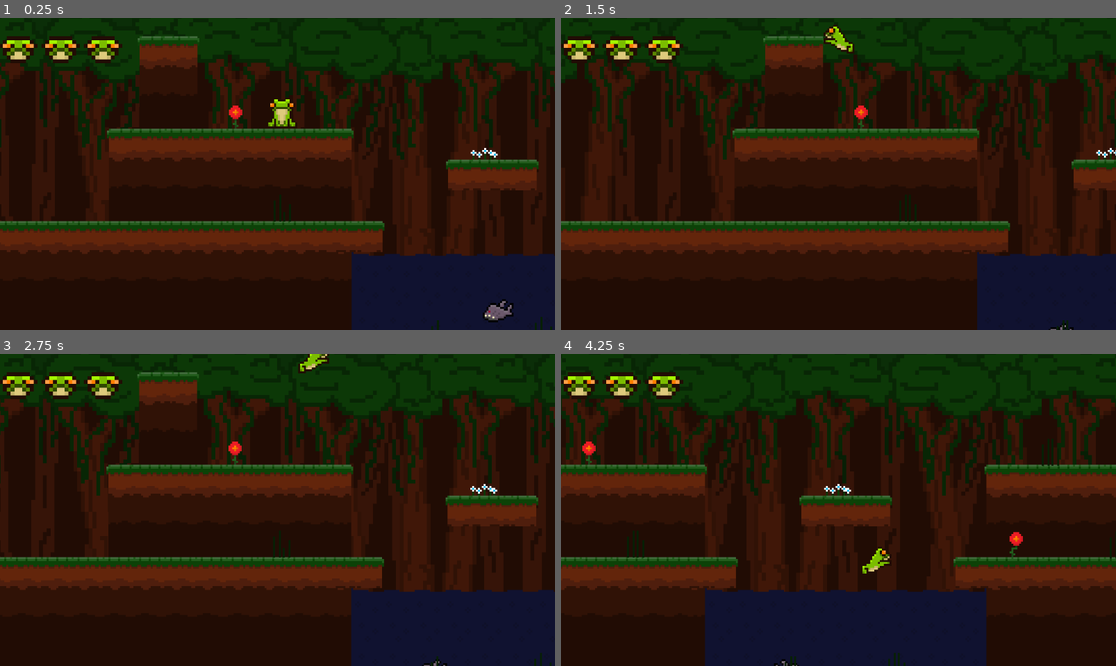
Above: before the commit, frames 1-4 (two rows, left to right).
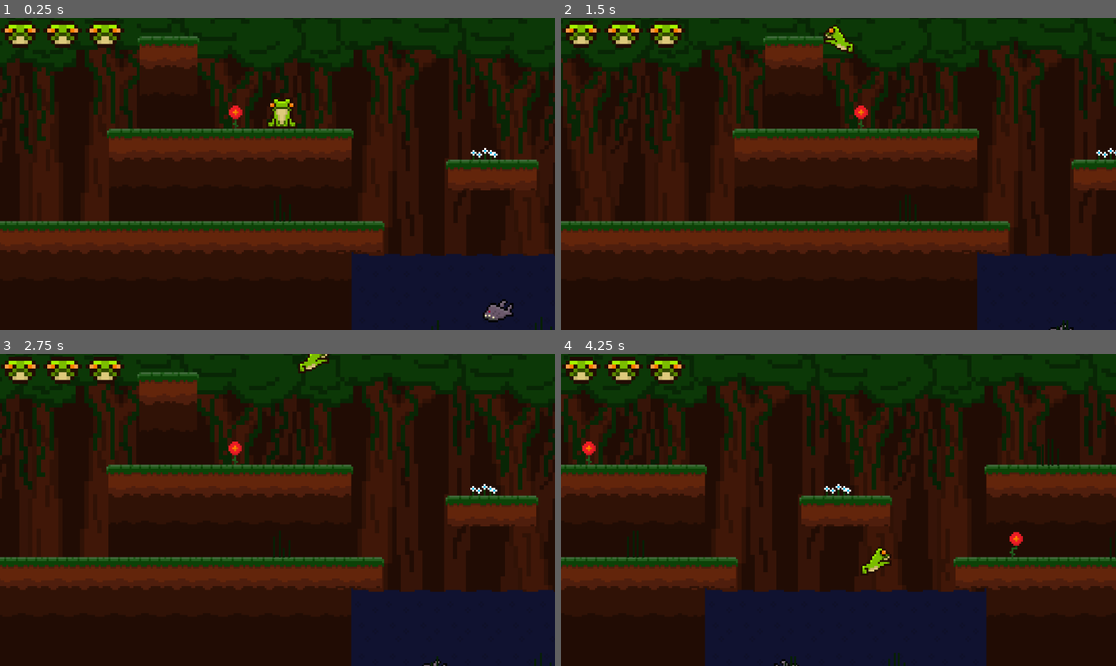
Above: after the commit, the same moments.

Repository: ColouredCat/campfire
Game: Godot game, scene res://scenes/main.tscn
Two runs of this game, one before a commit and one after it. Both use one fixed random seed, a clock stepped at 60 frames per second and the inputs below.
Inputs:
- Up to frame 1 (0.25 s): no input
- Up to frame 2 (1.5 s): hold A (right) from 0.53 s (still down); tap Space (up) at 0.6, 0.77, 1.07, 1.35 s
- Up to frame 3 (2.75 s): tap Space (up) at 1.52, 1.82, 2.1 s; release A (right) at 2.03 s; hold D (left) from 2.03 s (still down)
- Up to frame 4 (4.25 s): keep holding D (left); tap Space (up) at 2.85, 3.02, 3.32, 3.6, 3.77, 4.07 s

The runs differ from the first frame. In frame 1, 14% of the frame differs, in the area x 0-100%, y 0-77%; in frame 2, 15%; in frame 3, 15%; in frame 4, 16%.

Commit message:
tiddied up game post ship

Diff:
--- a/scenes/main.tscn
+++ b/scenes/main.tscn
@@ -6,11 +6,9 @@
 [ext_resource type="Texture2D" uid="uid://42qtnvc342dy" path="res://tilesets/Tileset-A.png" id="3_tefeu"]
 [ext_resource type="PackedScene" uid="uid://b4cm1cg6r50v6" path="res://scenes/shark.tscn" id="4_jyhfs"]
 [ext_resource type="Texture2D" uid="uid://b3jf3j1hu82y3" path="res://sprites/Background.png" id="5_tbgi4"]
-[ext_resource type="Texture2D" uid="uid://oexy85qk3vfu" path="res://sprites/GameOver.png" id="7_o6xl0"]
-[ext_resource type="Script" uid="uid://c6lpd4opr07an" path="res://scripts/game_over.gd" id="8_tipki"]
 [ext_resource type="PackedScene" uid="uid://lnlcbs4k0272" path="res://scenes/grass.tscn" id="9_85g3d"]
 [ext_resource type="Texture2D" uid="uid://duxrduuu5kowk" path="res://sprites/YouWin.png" id="9_trceg"]
-[ext_resource type="Script" uid="uid://dpjyqost465yd" path="res://scenes/win.gd" id="10_a8y0u"]
+[ext_resource type="Script" uid="uid://dpjyqost465yd" path="res://scripts/win.gd" id="10_a8y0u"]
 [ext_resource type="PackedScene" uid="uid://d20y50y0tr8gp" path="res://scenes/firefly.tscn" id="10_choun"]
 [ext_resource type="Texture2D" uid="uid://bbqtcow7j53hy" path="res://sprites/LivesIndicator.png" id="12_eb6dy"]
 [ext_resource type="AudioStream" uid="uid://bukh2rrug43k0" path="res://music.ogg" id="13_trceg"]
@@ -140,128 +138,26 @@
 [sub_resource type="RectangleShape2D" id="RectangleShape2D_trceg"]
 size = Vector2(137, 141)
 
+[sub_resource type="Environment" id="Environment_a8y0u"]
+adjustment_enabled = true
+adjustment_brightness = 7.0
+adjustment_contrast = 6.0
+adjustment_saturation = 1.5
+
 [node name="Node2D" type="Node2D"]
 texture_filter = 1
 
-[node name="CanvasGroup" type="CanvasGroup" parent="."]
-
-[node name="Background4" type="TextureRect" parent="CanvasGroup"]
-offset_left = -515.0
-offset_top = -7.0
-offset_right = -5.0
-offset_bottom = 530.3215
+[node name="Background" type="TextureRect" parent="."]
+offset_left = -2560.0
+offset_top = -43.0
+offset_right = -1262.5883
+offset_bottom = 22.529411
+scale = Vector2(9, 9)
+size_flags_horizontal = 3
+size_flags_vertical = 3
 texture = ExtResource("5_tbgi4")
-
-[node name="Background3" type="TextureRect" parent="CanvasGroup"]
-offset_left = 1015.0
-offset_top = -7.0
-offset_right = 1525.0
-offset_bottom = 530.3215
-texture = ExtResource("5_tbgi4")
-
-[node name="Background2" type="TextureRect" parent="CanvasGroup"]
-offset_left = 505.0
-offset_top = -7.0
-offset_right = 1015.0
-offset_bottom = 530.3215
-texture = ExtResource("5_tbgi4")
-
-[node name="Background5" type="TextureRect" parent="CanvasGroup"]
-offset_left = -5.0
-offset_top = -7.0
-offset_right = 505.0
-offset_bottom = 530.3215
-texture = ExtResource("5_tbgi4")
-
-[node name="Background" type="TextureRect" parent="CanvasGroup"]
-offset_left = -1025.0
-offset_top = -7.0
-offset_right = -515.0
-offset_bottom = 530.3215
-texture = ExtResource("5_tbgi4")
-
-[node name="Background6" type="TextureRect" parent="CanvasGroup"]
-offset_left = 2035.0
-offset_top = -7.0
-offset_right = 2545.0
-offset_bottom = 530.3215
-texture = ExtResource("5_tbgi4")
-
-[node name="Background6" type="TextureRect" parent="CanvasGroup/Background6"]
-layout_mode = 0
-offset_left = 2035.0
-offset_top = -7.0
-offset_right = 2545.0
-offset_bottom = 530.3215
-texture = ExtResource("5_tbgi4")
-
-[node name="Background7" type="TextureRect" parent="CanvasGroup/Background6"]
-layout_mode = 0
-offset_left = 3565.0
-offset_top = -8.0
-offset_right = 4075.0
-offset_bottom = 529.3215
-texture = ExtResource("5_tbgi4")
-
-[node name="Background8" type="TextureRect" parent="CanvasGroup/Background6"]
-layout_mode = 0
-offset_left = 3055.0
-offset_top = -7.0
-offset_right = 3565.0
-offset_bottom = 530.3215
-texture = ExtResource("5_tbgi4")
-
-[node name="Background7" type="TextureRect" parent="CanvasGroup/Background6/Background8"]
-layout_mode = 0
-offset_left = 1530.0
-offset_top = -2.0
-offset_right = 2040.0
-offset_bottom = 535.3215
-texture = ExtResource("5_tbgi4")
-
-[node name="Background8" type="TextureRect" parent="CanvasGroup/Background6/Background8"]
-layout_mode = 0
-offset_left = 1020.0
-offset_top = -1.0
-offset_right = 1530.0
-offset_bottom = 536.3215
-texture = ExtResource("5_tbgi4")
-
-[node name="Background9" type="TextureRect" parent="CanvasGroup/Background6"]
-layout_mode = 0
-offset_left = 2545.0
-offset_top = -7.0
-offset_right = 3055.0
-offset_bottom = 530.3215
-texture = ExtResource("5_tbgi4")
-
-[node name="Background7" type="TextureRect" parent="CanvasGroup"]
-offset_left = 3565.0
-offset_top = -7.0
-offset_right = 4075.0
-offset_bottom = 530.3215
-texture = ExtResource("5_tbgi4")
-
-[node name="Background8" type="TextureRect" parent="CanvasGroup"]
-offset_left = 3055.0
-offset_top = -7.0
-offset_right = 3565.0
-offset_bottom = 530.3215
-texture = ExtResource("5_tbgi4")
-
-[node name="Background9" type="TextureRect" parent="CanvasGroup"]
-offset_left = 2545.0
-offset_top = -7.0
-offset_right = 3055.0
-offset_bottom = 530.3215
-texture = ExtResource("5_tbgi4")
-
-[node name="Background10" type="TextureRect" parent="CanvasGroup"]
-offset_left = 1525.0
-offset_top = -7.0
-offset_right = 2035.0
-offset_bottom = 530.3215
-texture = ExtResource("5_tbgi4")
+expand_mode = 2
+stretch_mode = 1
 
 [node name="Water" type="Area2D" parent="."]
 scale = Vector2(4, 4)
@@ -282,7 +178,7 @@
 [node name="Player" parent="." groups=["player"] instance=ExtResource("1_0wfyh")]
 position = Vector2(171, 222)
 
-[node name="Camera2D2" type="Camera2D" parent="Player"]
+[node name="Camera2D" type="Camera2D" parent="Player"]
 texture_filter = 1
 position = Vector2(-2.25, -26)
 limit_top = 400
@@ -290,26 +186,16 @@
 position_smoothing_enabled = true
 position_smoothing_speed = 4.0
 
-[node name="CanvasLayer" type="CanvasLayer" parent="Player/Camera2D2"]
-
-[node name="GameOver" type="TextureRect" parent="Player/Camera2D2/CanvasLayer"]
-visible = false
+[node name="CanvasLayer" type="CanvasLayer" parent="Player/Camera2D"]
+
+[node name="Lives" type="AnimatedSprite2D" parent="Player/Camera2D/CanvasLayer" groups=["lives"]]
 texture_filter = 1
-offset_left = 227.0
-offset_top = -10.0
-offset_right = 887.0
-offset_bottom = 656.5906
-texture = ExtResource("7_o6xl0")
-script = ExtResource("8_tipki")
-
-[node name="Lives" type="AnimatedSprite2D" parent="Player/Camera2D2/CanvasLayer" groups=["lives"]]
-texture_filter = 1
-position = Vector2(126, 70)
+position = Vector2(130, 38)
 scale = Vector2(8, 8)
 sprite_frames = SubResource("SpriteFrames_muem4")
 animation = &"3"
 
-[node name="Win" type="TextureRect" parent="Player/Camera2D2/CanvasLayer"]
+[node name="Win" type="TextureRect" parent="Player/Camera2D/CanvasLayer"]
 texture_filter = 1
 offset_left = 282.0
 offset_top = 3.0
@@ -318,16 +204,7 @@
 texture = ExtResource("9_trceg")
 script = ExtResource("10_a8y0u")
 
-[node name="Win2" type="TextureRect" parent="Player/Camera2D2/CanvasLayer"]
-texture_filter = 1
-offset_left = -2131.0
-offset_top = 19.0
-offset_right = -1490.0
-offset_bottom = 660.0
-texture = ExtResource("9_trceg")
-script = ExtResource("10_a8y0u")
-
-[node name="Music" type="AudioStreamPlayer" parent="Player/Camera2D2/CanvasLayer"]
+[node name="Music" type="AudioStreamPlayer" parent="Player/Camera2D/CanvasLayer"]
 stream = ExtResource("13_trceg")
 volume_db = 1.0
 autoplay = true
@@ -495,12 +372,14 @@
 position = Vector2(6596, 119)
 shape = SubResource("RectangleShape2D_trceg")
 
+[node name="WorldEnvironment" type="WorldEnvironment" parent="."]
+environment = SubResource("Environment_a8y0u")
+
 [connection signal="body_entered" from="Water" to="Player" method="_on_water_body_entered"]
 [connection signal="body_entered" from="Water" to="Shark" method="_on_water_body_entered"]
 [connection signal="body_exited" from="Water" to="Player" method="_on_water_body_exited"]
 [connection signal="body_exited" from="Water" to="Shark" method="_on_water_body_exited"]
-[connection signal="dead" from="Player" to="Player/Camera2D2/CanvasLayer/GameOver" method="_on_player_dead"]
 [connection signal="body_entered" from="firefly" to="Player" method="_on_firefly_body_entered"]
 [connection signal="body_entered" from="Firefly" to="Player" method="_on_firefly_body_entered"]
 [connection signal="body_entered" from="Firefly2" to="Player" method="_on_firefly_body_entered"]
-[connection signal="body_entered" from="Win" to="Player/Camera2D2/CanvasLayer/Win" method="_on_win_body_entered"]
+[connection signal="body_entered" from="Win" to="Player/Camera2D/CanvasLayer/Win" method="_on_win_body_entered"]
--- a/scenes/player.tscn
+++ b/scenes/player.tscn
@@ -95,5 +95,12 @@
 wait_time = 0.1
 autostart = true
 
+[node name="StartMarker" type="Marker2D" parent="."]
+
+[node name="ResetTimer" type="Timer" parent="."]
+wait_time = 1.4
+one_shot = true
+
 [connection signal="timeout" from="HitTimer" to="." method="_on_hit_timer_timeout"]
 [connection signal="timeout" from="FlashTimer" to="." method="_on_flash_timer_timeout"]
+[connection signal="timeout" from="ResetTimer" to="." method="_on_reset_timer_timeout"]
--- a/scenes/win.gd
+++ /dev/null
@@ -1,16 +0,0 @@
-extends TextureRect
-
-
-# Called when the node enters the scene tree for the first time.
-func _ready() -> void:
-	visible = false
-
-# Called every frame. 'delta' is the elapsed time since the previous frame.
-func _process(delta: float) -> void:
-	pass
-
-
-func _on_win_body_entered(body: Node2D) -> void:
-	visible = true
-	print("win")
-	get_tree().paused = true
--- a/scripts/player.gd
+++ b/scripts/player.gd
@@ -1,3 +1,4 @@
+
 extends CharacterBody2D
 signal dead
 signal scr
@@ -10,10 +11,12 @@
 var lives = 3
 var hit = false
 var score = 0
+var is_dead = false
 
 func _ready() -> void:
 	$AnimatedSprite2D.play("idle")
 	$AnimatedSprite2D.flip_h = false
+	$StartMarker.position = position
 
 func animate():
 	if velocity.x > 0:
@@ -26,10 +29,6 @@
 		$AnimatedSprite2D.flip_h = true
 		if velocity.y != 0:
 			$AnimatedSprite2D.play("jump")
-	elif velocity.x == 0:
-		$AnimatedSprite2D.play("idle")
-		$AnimatedSprite2D.flip_h = false
-
 
 func collisions():
 	for i in get_slide_collision_count():
@@ -39,11 +38,17 @@
 			lives -= 1
 			get_tree().get_nodes_in_group("lives")[0].play(str(lives))
 			$HitTimer.start()
+			if lives == 0:
+				die()
 			return
 
+func die():
+	emit_signal("dead")
+	$ResetTimer.start()
+	is_dead = true
+
 func _physics_process(delta: float) -> void:
-	if lives == 0:
-		emit_signal("dead")
+	if is_dead:
 		return
 
 	# Add the gravity.
@@ -64,10 +69,12 @@
 
 	if direction:
 		velocity.x = direction * SPEED
+		animate()
 	else:
-		velocity.x = move_toward(velocity.x, 0, SPEED)
+		velocity.x = move_toward(float(velocity.x), 0.01, SPEED)
+		$AnimatedSprite2D.play("idle")
+		$AnimatedSprite2D.flip_h = false
 
-	animate()
 	move_and_slide()
 	if not hit:
 		collisions()
@@ -94,8 +101,15 @@
 	if hit:
 		$AnimatedSprite2D.visible = !$AnimatedSprite2D.visible
 
-
 func _on_firefly_body_entered(body: Node2D) -> void:
 	if body.is_in_group("player"):
 		print("collide")
 		score += 1
+
+func _on_reset_timer_timeout() -> void:
+	position = $StartMarker.position
+	lives = 3
+	is_dead = false
+	hit = false
+	$AnimatedSprite2D.visible = true
+	get_tree().get_nodes_in_group("lives")[0].play(str(lives))
--- a/scripts/game_over.gd
+++ b/scripts/win.gd
@@ -3,14 +3,15 @@
 
 # Called when the node enters the scene tree for the first time.
 func _ready() -> void:
-	pass # Replace with function body.
-
+	visible = false
 
 # Called every frame. 'delta' is the elapsed time since the previous frame.
 func _process(delta: float) -> void:
 	pass
 
 
-func _on_player_dead() -> void:
-	visible = true
-	get_tree().paused = true
+func _on_win_body_entered(body: Node2D) -> void:
+	if body.is_in_group("player"):
+		visible = true
+		print("win")
+		get_tree().paused = true
Not shown: 1 places in scenes/main.tscn that only renumber resources
Not shown, removed: scripts/game_over.gd.uid
Renamed: scenes/win.gd.uid -> scripts/win.gd.uid
